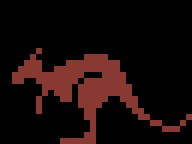
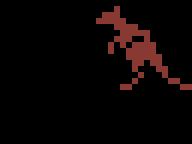
Comparing the layer stacks of the two 192 × 144 images. Changes:
added layer "Layer 6" above "Layer 5" over box(96, 6, 192, 90)
hid "Layer 1" over box(12, 48, 192, 144)
